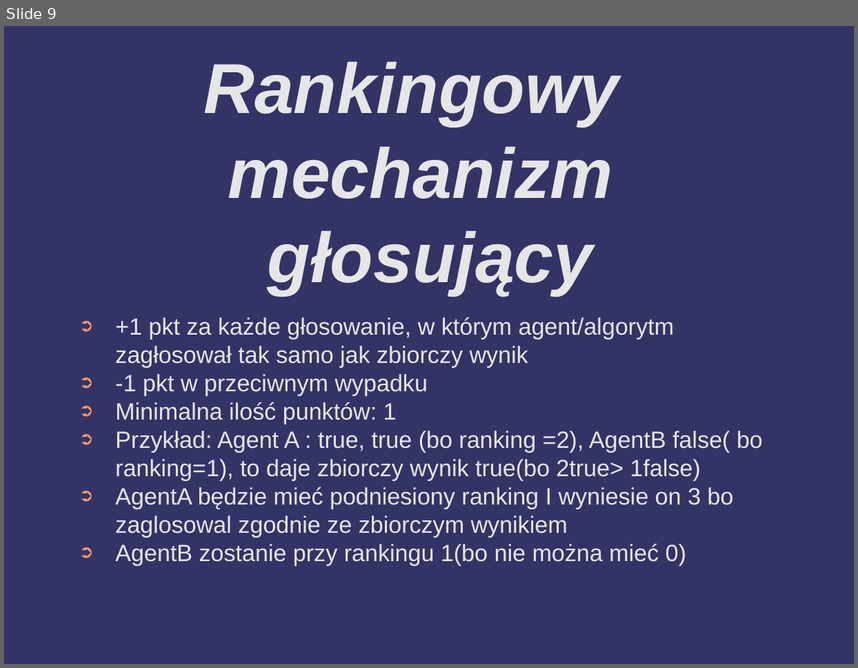
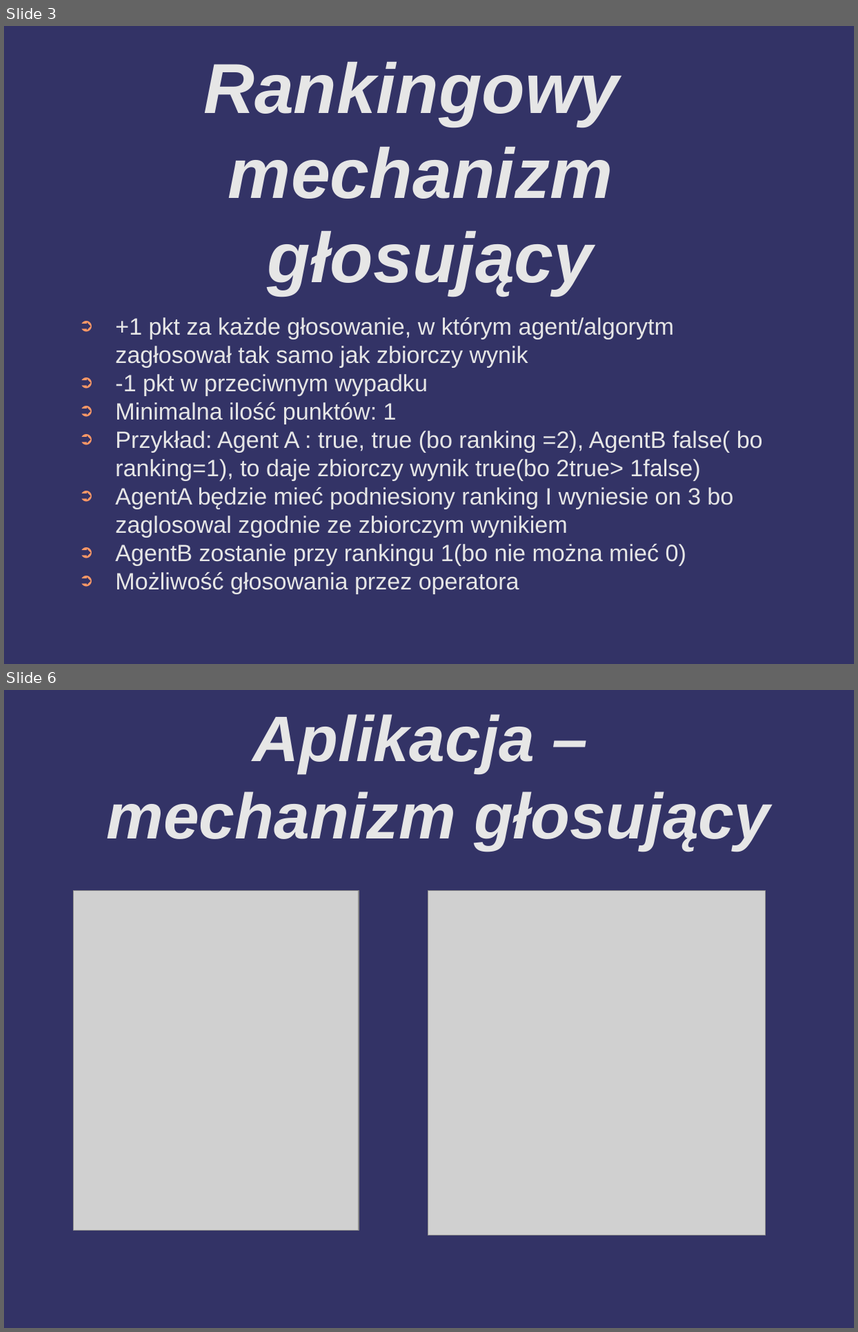
Before and after one commit to barimale/HackNation2025-anomaly-detector, a slide deck: presentation/hackNation2025 - prezentacja - Mateusz Wolnica.odp. Shown one above the other, each under a label of ours: slide 9 before the commit, slides 3 and 6 after it; the slides between them are not shown. The pictures are 858x668 and 858x1332 pixels, drawn with LibreOffice and Linux fonts; fonts in the diff are those of the drawing; grey boxes stand for pictures; background and template pictures are left out. Boxes give left, top, right and bottom in pixels: in the first picture for what was removed or moved away, otherwise in the second. Text is boxed around its words. In the diff, an @@ line names an element or a change of style, - is before the commit and + after.

```diff
--- a/presentation/hackNation2025 - prezentacja - Mateusz Wolnica.odp
+++ b/presentation/hackNation2025 - prezentacja - Mateusz Wolnica.odp
@@ slide 6 added at (x1=4, y1=690, x2=854, y2=1328), background #333366 @@
@@ title added at (x1=106, y1=714, x2=770, y2=850), 60 pt, text #E6E6E6, bold, italic @@
+Aplikacja –
+mechanizm głosujący
@@ picture added at (x1=74, y1=891, x2=359, y2=1230) @@
@@ picture added at (x1=428, y1=891, x2=765, y2=1235) @@
@@ what was slide 9 is now slide 3 @@
@@ slide 3 changed as well @@
@@ text at (x1=115, y1=572, x2=519, y2=593): paragraph added @@
+➲ Możliwość głosowania przez operatora
```
Also in this commit, not shown: 2 other slides changed, 3 other slides added, 13 slides removed, 26 other files.
